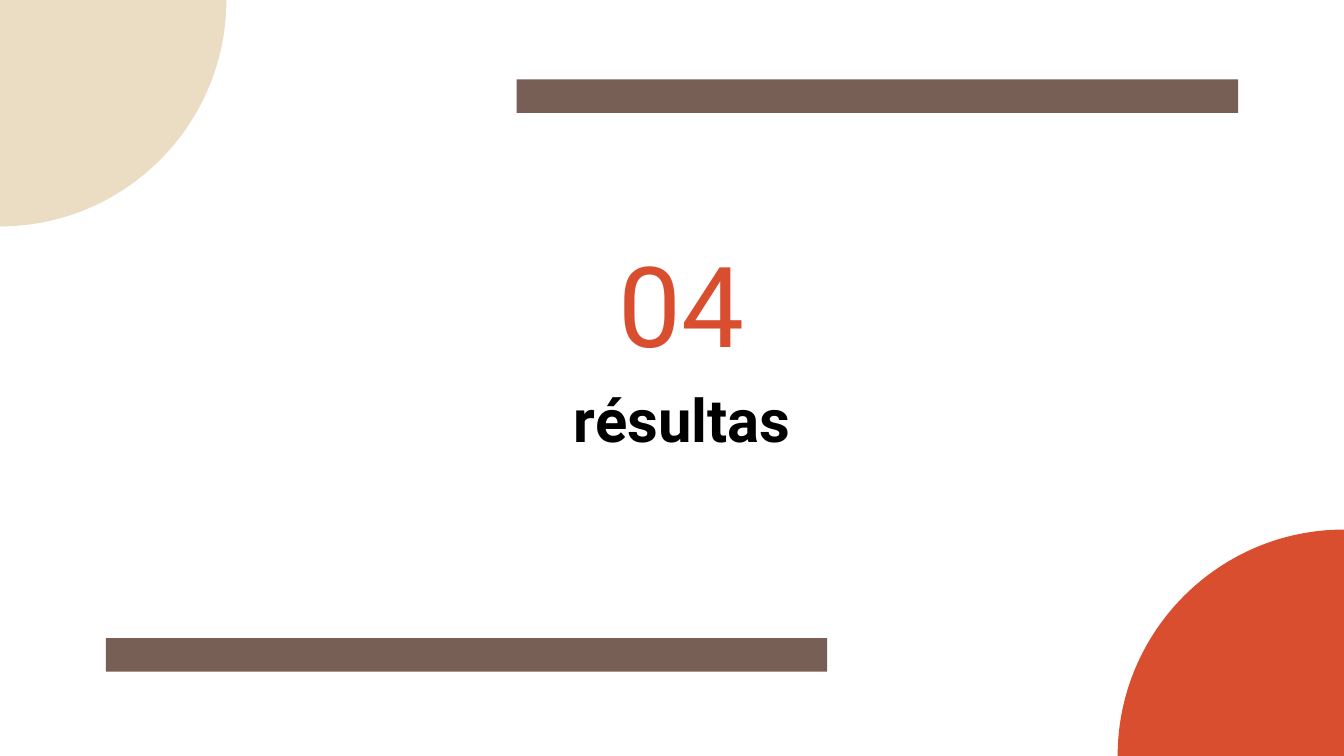
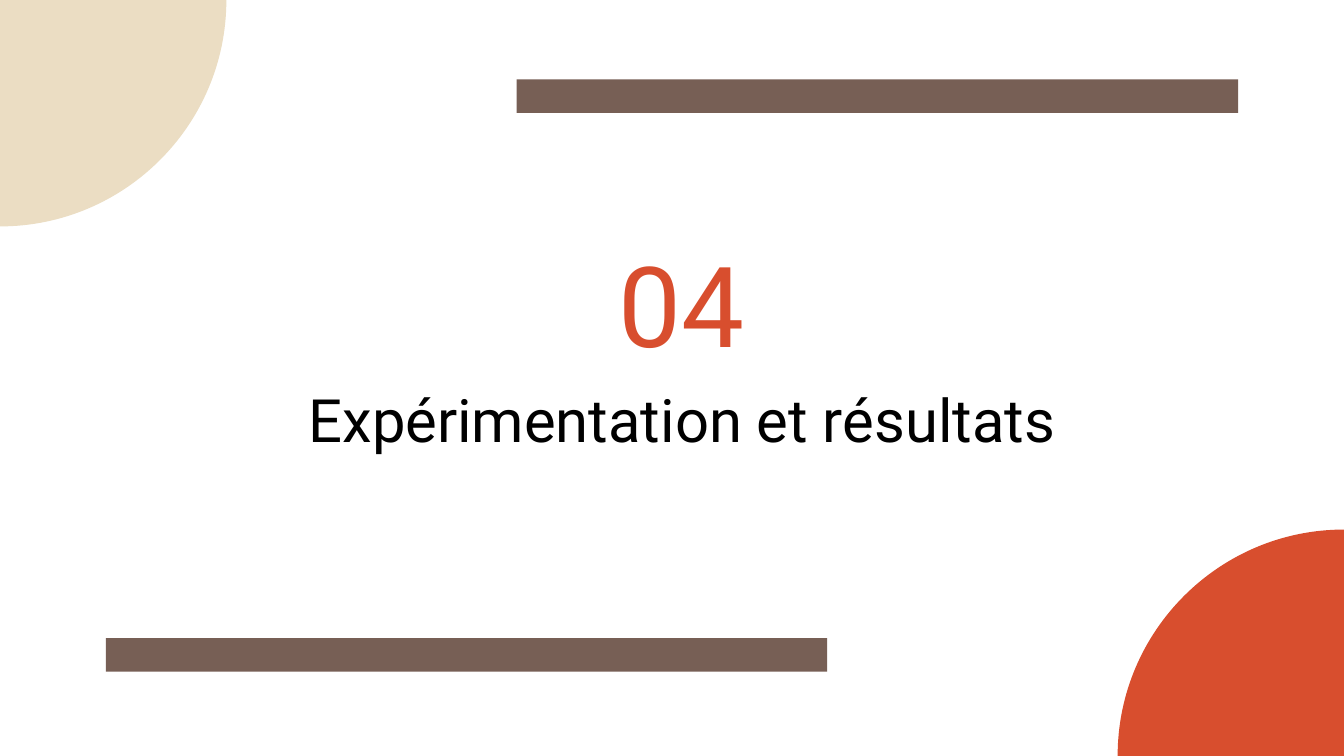
Before and after one commit to Yanis540/PSTL-M1, a slide deck: slide 17 of énoncé/Présentation_Finale.pptx (slide 15 before the commit). Drawn at 1344x756 pixels with LibreOffice and Linux fonts; fonts in the diff are those of the drawing. Boxes give left, top, right and bottom in pixels: in the first picture for what was removed or moved away, otherwise in the second. Text is boxed around its words. In the diff, an @@ line names an element or a change of style, - is before the commit and + after.

```diff
--- a/énoncé/Présentation_Finale.pptx
+++ b/énoncé/Présentation_Finale.pptx
@@ title at <box>308,397,1055,454</box>: text changed; bold off @@
-résultas
+Expérimentation et résultats
```
Also in this commit, not shown: 7 other slides changed, 18 slides added, 7 slides removed.
